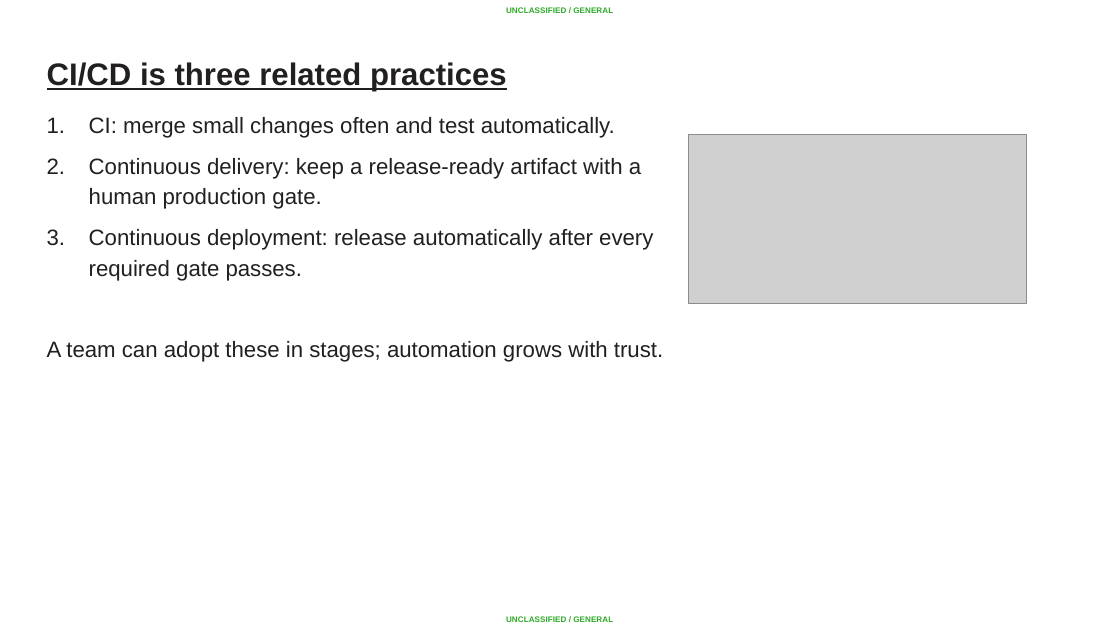
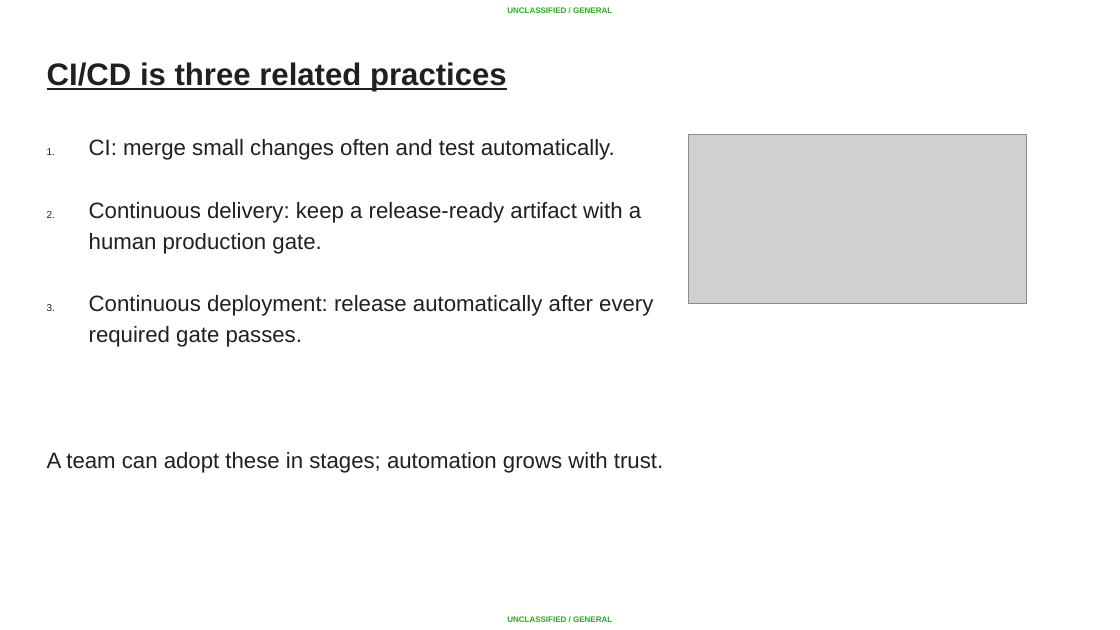
Before and after one commit to AC-Fab/summer-course, a slide deck: slide 6 of DevOps/Lesson 04-05 - CICD and Terraform/CI-CD-Terraform-back-to-back-class.pptx (slide 5 before the commit). Drawn at 1120x630 pixels with LibreOffice and Linux fonts; fonts in the diff are those of the drawing; grey boxes stand for pictures; background and template pictures are left out. Boxes give left, top, right and bottom in pixels: in the first picture for what was removed or moved away, otherwise in the second. Text is boxed around its words. In the diff, an @@ line names an element or a change of style, - is before the commit and + after.

```diff
--- a/DevOps/Lesson 04-05 - CICD and Terraform/CI-CD-Terraform-back-to-back-class.pptx
+++ b/DevOps/Lesson 04-05 - CICD and Terraform/CI-CD-Terraform-back-to-back-class.pptx
@@ text "CI/CD is three related practices" at bbox=[47, 62, 663, 473]: size 14.2 to 14.3 pt in "CI: merge small changes often and test ...", "Continuous delivery: keep a release-ready artifact with ...", "Continuous deployment: release automatically after every req ...", "A team can adopt these in stages; ..."; indent changed; more space between paragraphs @@
```
Also in this commit, not shown: 26 other slides changed, 4 slides added, 1 slide removed.
